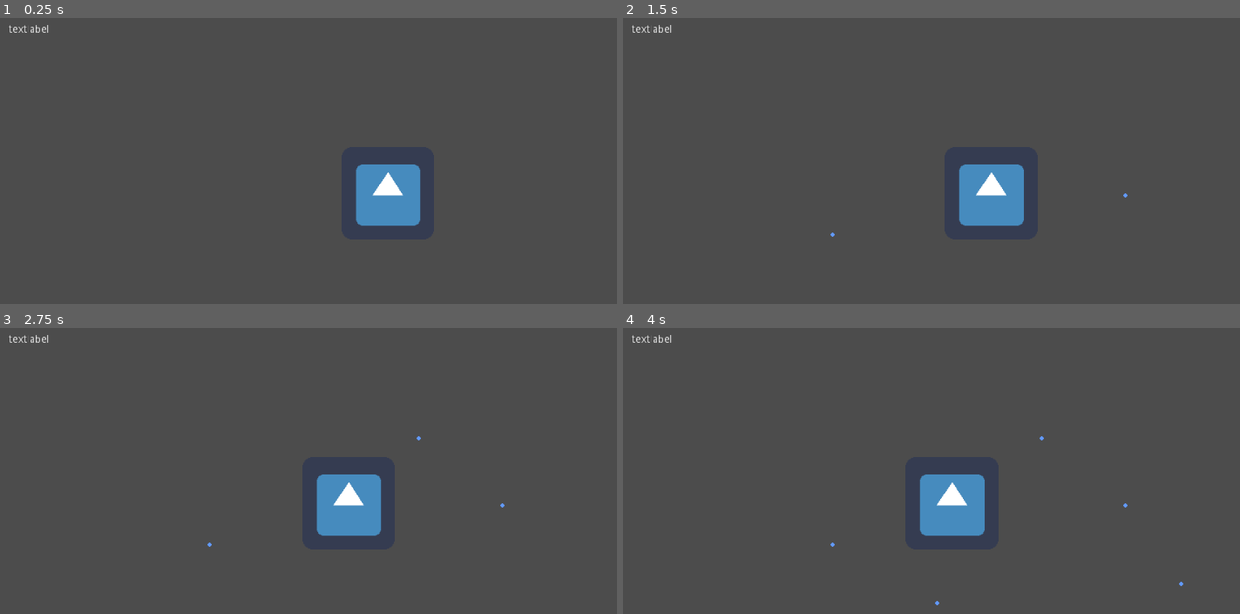
Above: before the commit, frames 1-4 (two rows, left to right).
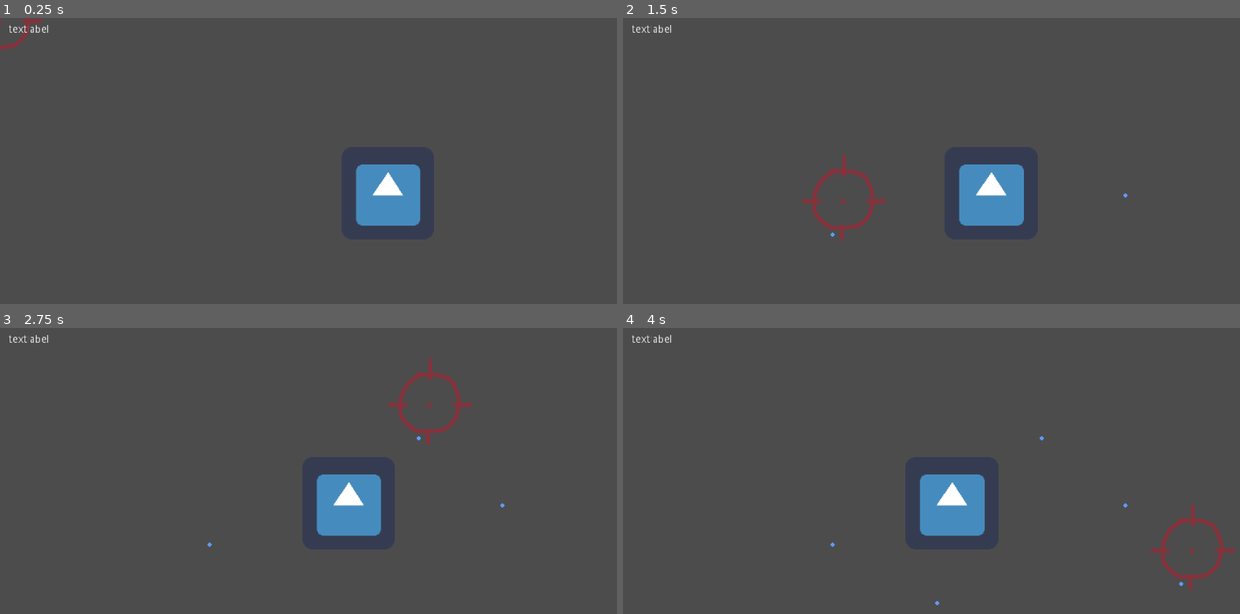
Above: after the commit, the same moments.

Repository: skarnl/godot--gwj31
Game: Godot game, scene res://screens/splash.tscn
Two runs of this game, one before a commit and one after it. Both use one fixed random seed, a clock stepped at 60 frames per second and the inputs below. The engine's default icon, where the game draws it, is replaced by a stand-in: a white triangle on a blue panel in a dark square.
Inputs (mouse positions are in pixels of both pictures, inside the frame that each line leads up to):
- Up to frame 1 (0.25 s): no input
- Up to frame 2 (1.5 s): tap Enter at 0.5 s; move the mouse to (1122, 195) at 0.52 s; click (1122, 195) at 0.67 s; move the mouse to (832, 232) at 1.27 s; click (832, 232) at 1.42 s
- Up to frame 3 (2.75 s): move the mouse to (419, 436) at 2.02 s; click (419, 436) at 2.17 s
- Up to frame 4 (4 s): move the mouse to (937, 602) at 2.77 s; click (937, 602) at 2.92 s; move the mouse to (1178, 582) at 3.52 s; click (1178, 582) at 3.67 s

The runs differ from the first frame. In frame 1, 0.1% of the frame differs, in the area x 0-7%, y 0-11%; in frame 2, 0.6%, in the area x 28-43%, y 47-79%; in frame 3, 0.6%; in frame 4, 0.6%.

Commit message:
Add debug crosshair

Diff:
--- /dev/null
+++ b/screens/game/debug_crosshair.gd
@@ -0,0 +1,12 @@
+extends Node2D
+
+var aimingOffset: Vector2 = Vector2.ZERO
+
+func _ready() -> void:
+	if !OS.is_debug_build():
+		hide()
+		set_process_input(false)
+
+func _input(event) -> void:
+	if event is InputEventMouseMotion:
+		position = event.position + aimingOffset
--- a/screens/game/game.gd
+++ b/screens/game/game.gd
@@ -3,7 +3,9 @@
 var random = RandomNumberGenerator.new()
 
 var screen_size = Vector2.ZERO
-var randomOffset
+var aimingOffset: Vector2 = Vector2.ZERO
+
+var DEBUG = OS.is_debug_build()
 
 onready var target = $Target
 
@@ -11,10 +13,12 @@
 	random.randomize()
 
 	screen_size = get_viewport().size
-
+	_init_random_offset()
 
 func _init_random_offset():
-	randomOffset = 0 #random.randi_range(0, 10)
+	aimingOffset = Vector2(random.randi_range(-100, 100), random.randi_range(-100, 100))
+
+	$DebugCrosshair.aimingOffset = aimingOffset
 
 func _input(event) -> void:
 	if event is InputEventMouseButton:
--- a/screens/game/game.tscn
+++ b/screens/game/game.tscn
@@ -1,9 +1,11 @@
-[gd_scene load_steps=5 format=2]
+[gd_scene load_steps=7 format=2]
 
 [ext_resource path="res://entities/target.tscn" type="PackedScene" id=1]
 [ext_resource path="res://screens/game/game.gd" type="Script" id=2]
 [ext_resource path="res://gui/hud.tscn" type="PackedScene" id=3]
 [ext_resource path="res://screens/game/click_spots.gd" type="Script" id=4]
+[ext_resource path="res://screens/game/debug_crosshair.gd" type="Script" id=5]
+[ext_resource path="res://art/crosshair.png" type="Texture" id=6]
 
 [node name="Game" type="Node2D"]
 script = ExtResource( 2 )
@@ -14,3 +16,10 @@
 script = ExtResource( 4 )
 
 [node name="Target" parent="." instance=ExtResource( 1 )]
+
+[node name="DebugCrosshair" type="Node2D" parent="."]
+script = ExtResource( 5 )
+
+[node name="Sprite" type="Sprite" parent="DebugCrosshair"]
+modulate = Color( 0.960784, 0.105882, 0.94902, 0.419608 )
+texture = ExtResource( 6 )
